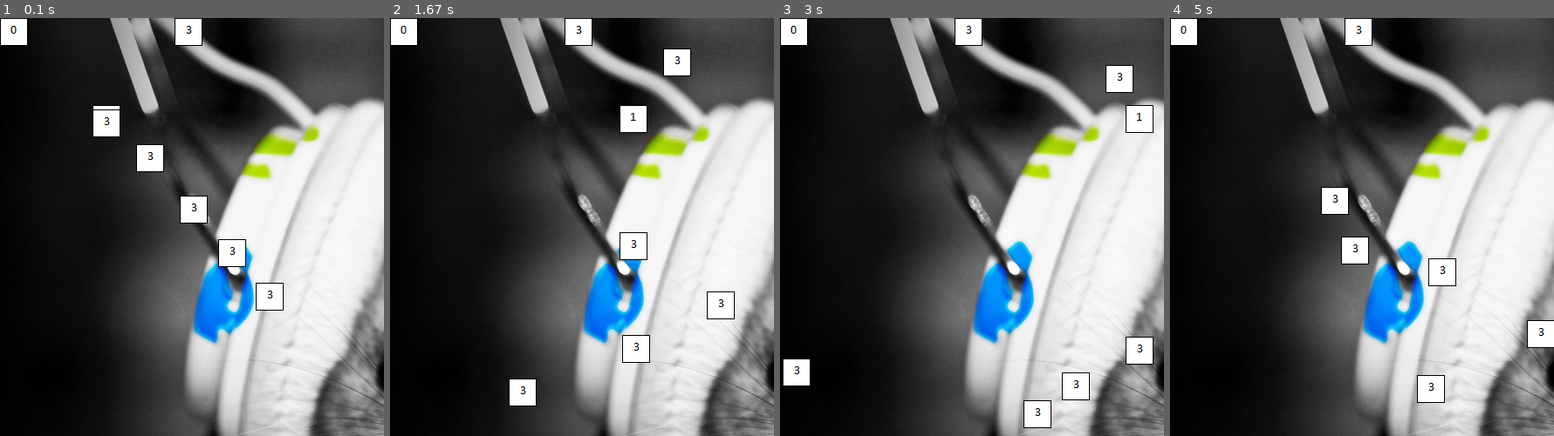
Above: before the commit, frames 1-4 (left to right).
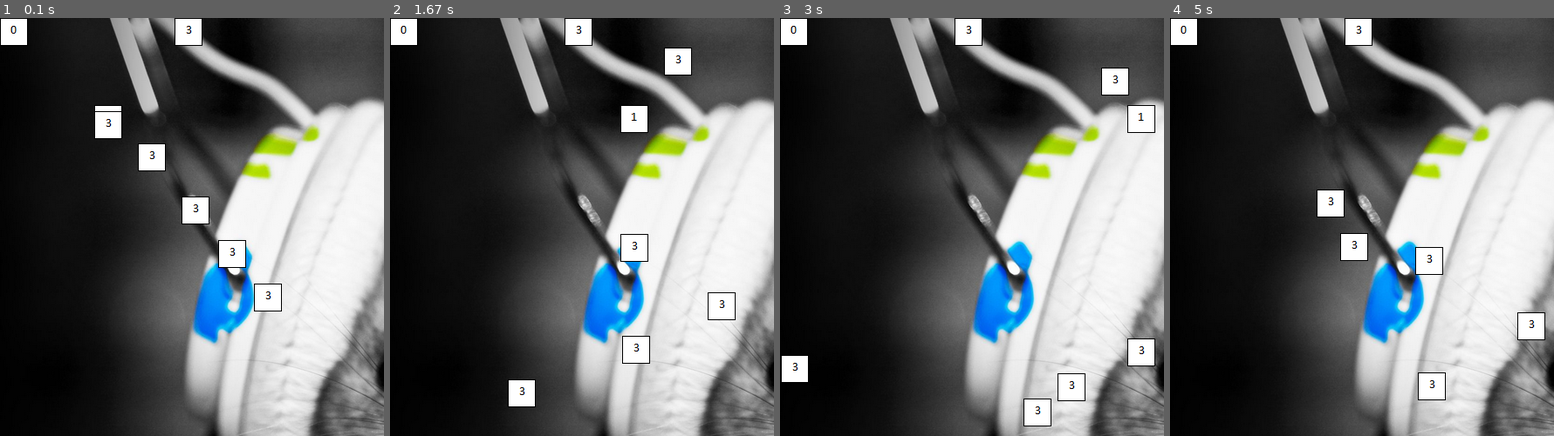
Above: after the commit, the same moments.

Repository: JoKeR0313/gamedev-000
Game: pygame game, started from game/tests/test_act_loader.py
The game is run twice, just before and just after one commit, with the same random seed, the same clock (stepped at 60 frames per second) and the same inputs.
Inputs:
- Up to frame 1 (0.1 s): no input
- Up to frame 2 (1.67 s): no input
- Up to frame 3 (3 s): no input
- Up to frame 4 (5 s): no input

The runs differ from the first frame. In frame 1, 0.7% of the frame differs, in the area x 24-74%, y 21-71%; in frame 2, 0.7%; in frame 3, 1.1%; in frame 4, 1.7%, in the area x 38-100%, y 40-93%.

Commit message:
colck tick raised to 60 in test_act_loader.py

Diff:
--- a/game/tests/test_act_loader.py
+++ b/game/tests/test_act_loader.py
@@ -30,11 +30,12 @@
             ccGlobals.get_renderer().fill((0, 0, 0))
             ccActManager.draw()
             pygame.display.flip()
-            time_passed = clock.tick(30)
+            time_passed = clock.tick(60)
 
 
 def main():
     tester = TestActLoader()
     tester.test_run()
 
+
 main()
